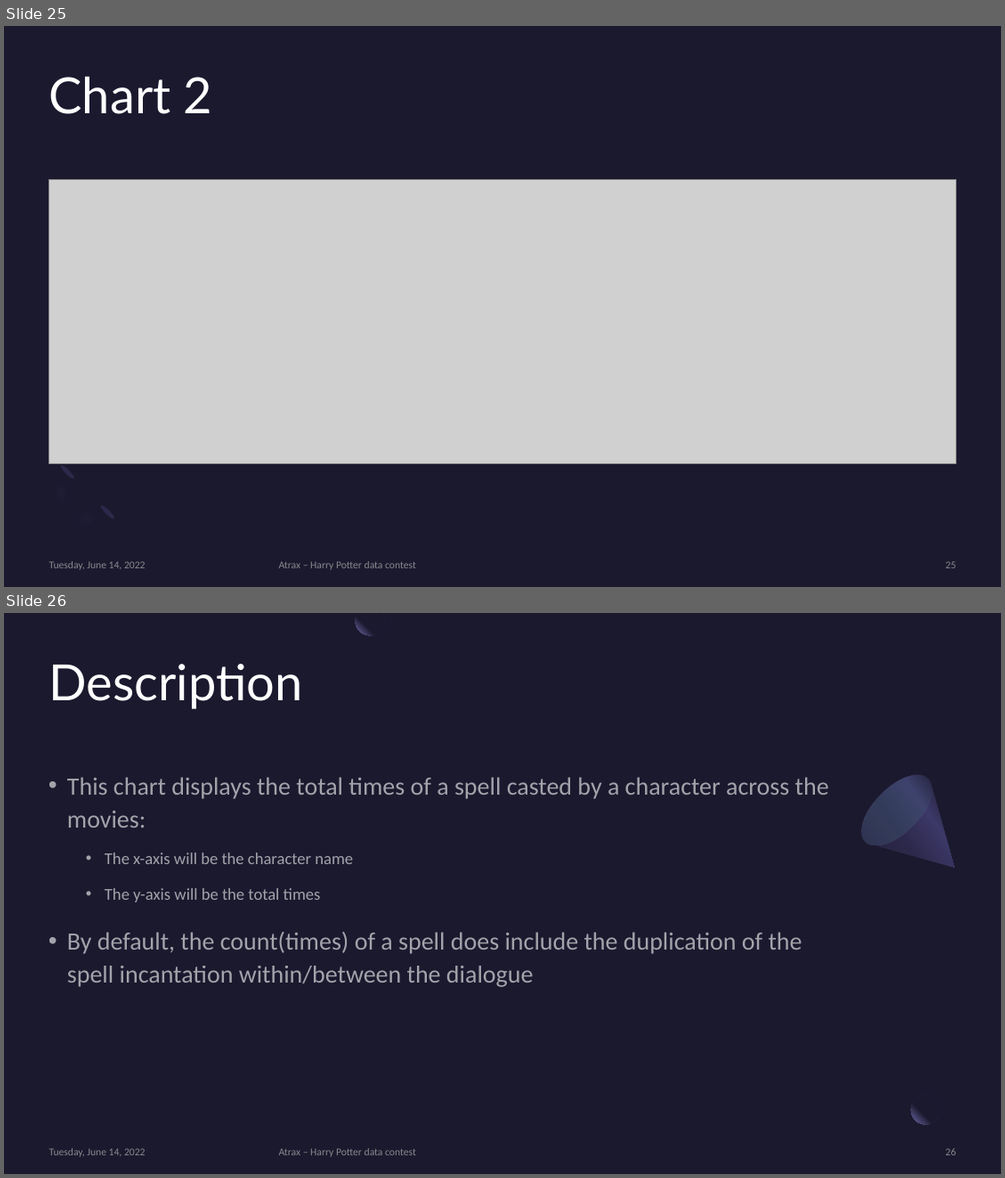
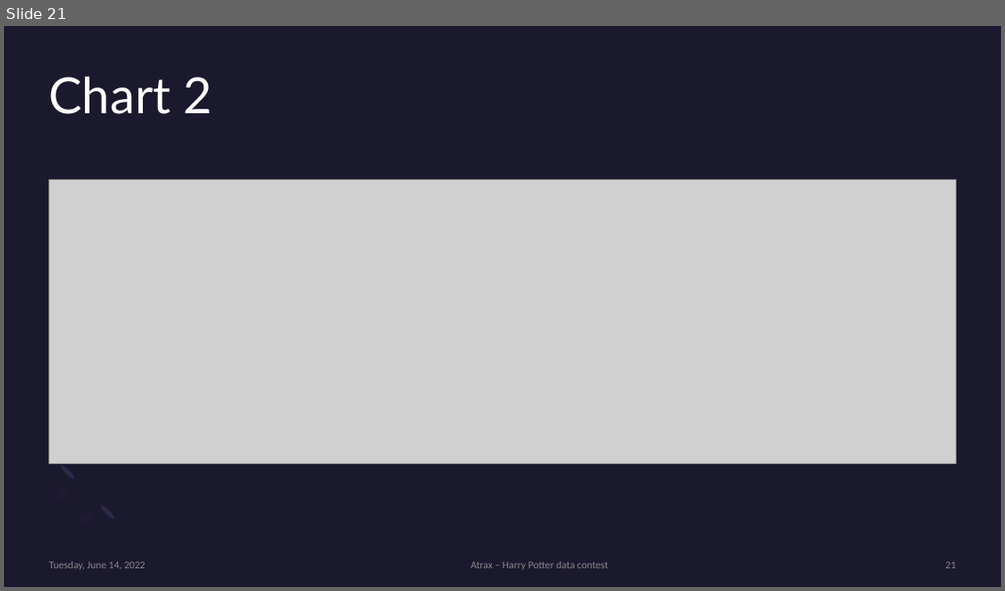
Before and after one commit to nhhphuoc1993/data_contest_harry_portter, a slide deck: The analysis of Harry Potter dataset.pptx. Shown one above the other, each under a label of ours: slides 25 and 26 before the commit, slide 21 after it. The pictures are 1005x1178 and 1005x591 pixels, drawn with LibreOffice and Linux fonts; fonts in the diff are those of the drawing; grey boxes stand for pictures. Boxes give left, top, right and bottom in pixels: in the first picture for what was removed or moved away, otherwise in the second. Text is boxed around its words. In the diff, an @@ line names an element or a change of style, - is before the commit and + after.

```diff
--- a/The analysis of Harry Potter dataset.pptx
+++ b/The analysis of Harry Potter dataset.pptx
@@ slide 26 removed at [4,613,1001,1174], background #1B192E @@
@@ freeform shape removed at [356,613,385,635] @@
@@ title removed at [49,664,303,709] @@
-Description
@@ freeform shape removed at [850,763,986,899] @@
@@ ellipse removed at [850,763,944,857] @@
@@ text removed at [67,777,829,987] @@
-• This chart displays the total times of a spell casted by a character across the movies:
-  • The x-axis will be the character name
-  • The y-axis will be the total times
-• By default, the count(times) of a spell does include the duplication of the spell incantation within/between the dialogue
@@ rectangle removed at [940,1089,971,1119] @@
@@ ellipse removed at [911,1095,940,1125] @@
@@ text removed at [49,1148,146,1157] @@
-Tuesday, June 14, 2022
@@ text removed at [279,1148,416,1157] @@
-Atrax – Harry Potter data contest
@@ page number removed at [946,1148,956,1155] @@
-26
@@ what was slide 25 is now slide 21 @@
@@ slide 21 changed as well @@
@@ text "Atrax – Harry Potter data ..." at [470,561,608,570]: alignment left to centre @@
@@ page number at [946,561,956,568]: text changed @@
-25
+21
```
Also in this commit, not shown: 24 other slides changed, 1 slide added, 4 other slides removed, 3 other files.
